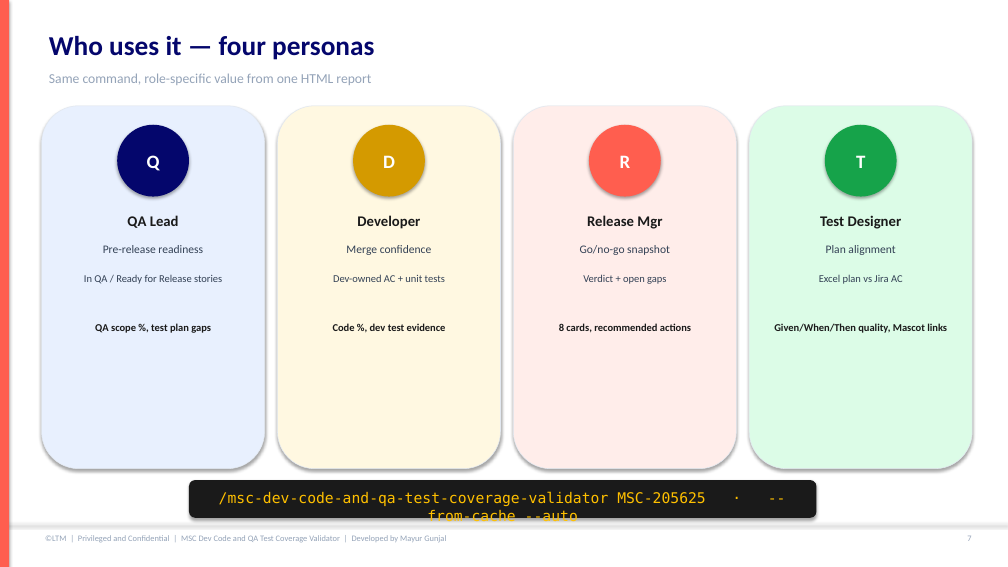
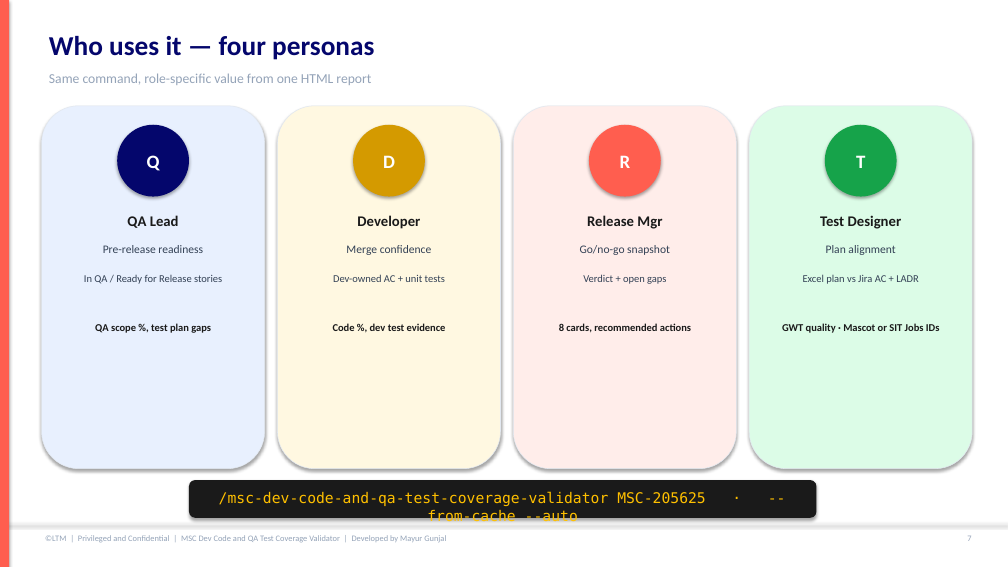
Before and after one commit to mgunjal11/pegasus-qa-agents-lab-copy, a slide deck: slide 8 of docs/MSC-Dev-Code-and-QA-Test-Coverage-Validator-Guide.pptx. Drawn at 1008x567 pixels with LibreOffice and Linux fonts; fonts in the diff are those of the drawing. Boxes give left, top, right and bottom in pixels: in the first picture for what was removed or moved away, otherwise in the second. Text is boxed around its words. In the diff, an @@ line names an element or a change of style, - is before the commit and + after.

```diff
--- a/docs/MSC-Dev-Code-and-QA-Test-Coverage-Validator-Guide.pptx
+++ b/docs/MSC-Dev-Code-and-QA-Test-Coverage-Validator-Guide.pptx
@@ text at bbox=[803, 274, 919, 284]: text changed @@
-Excel plan vs Jira AC
+Excel plan vs Jira AC + LADR
@@ text at bbox=[782, 323, 940, 333]: text changed @@
-Given/When/Then quality, Mascot links
+GWT quality · Mascot or SIT Jobs IDs
```
Also in this commit, not shown: 4 other slides changed, 5 other files.
